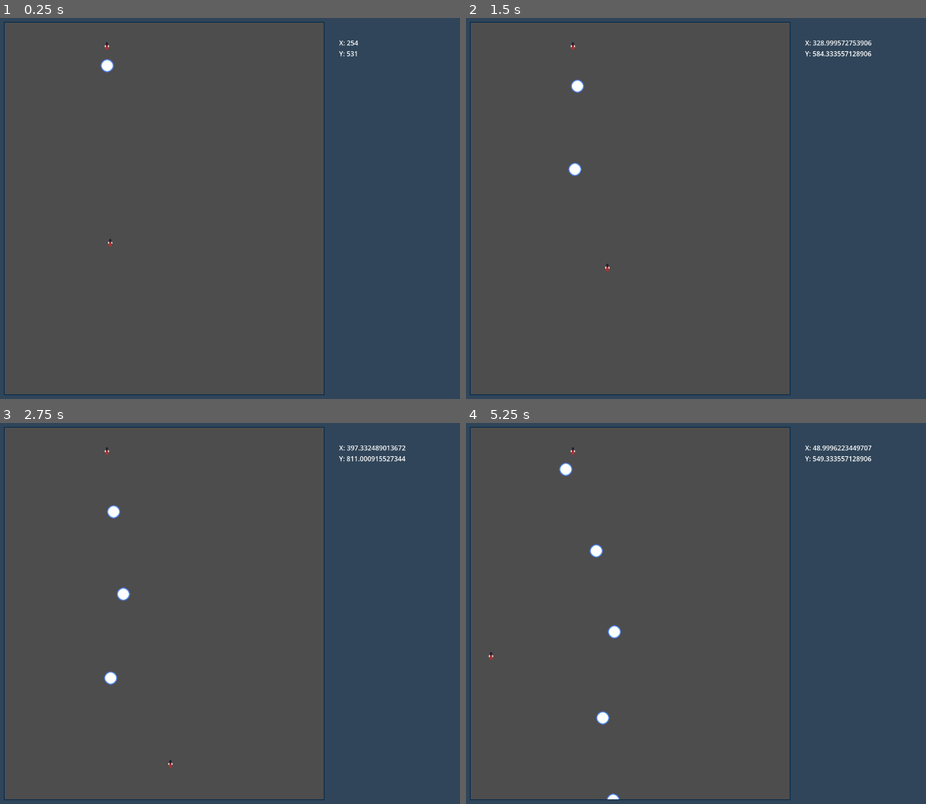
Above: before the commit, frames 1-4 (two rows, left to right).
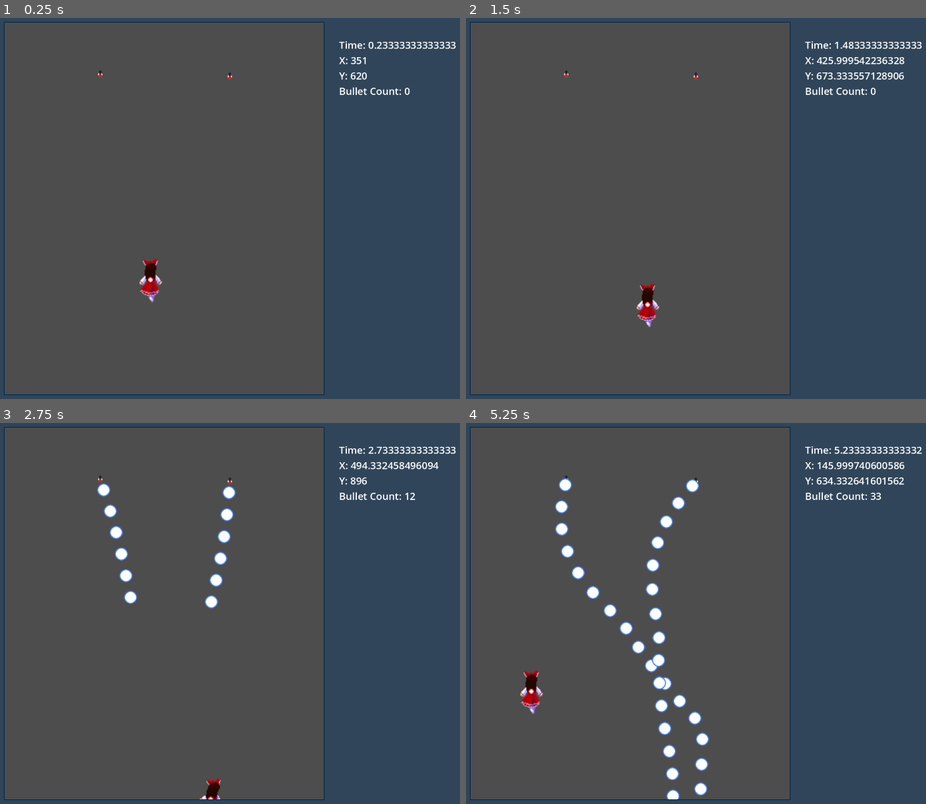
Above: after the commit, the same moments.

Repository: StahlReyn/th-bullet-test
Game: Godot game, scene res://gamestate/gamemain.tscn
The game is run twice, just before and just after one commit, with the same random seed, the same clock (stepped at 60 frames per second) and the same inputs.
Inputs:
- Up to frame 1 (0.25 s): no input
- Up to frame 2 (1.5 s): hold Right (move_right) 0.53-1.28 s; hold Shift (focus) 0.53-1.28 s; hold Down (move_down) from 1.28 s (still down); tap Shift (focus) at 1.35 s
- Up to frame 3 (2.75 s): release Down (move_down) at 2.03 s; hold Right (move_right) from 2.03 s (still down); hold Shift (focus) from 2.03 s (still down)
- Up to frame 4 (5.25 s): release Right (move_right) at 2.78 s; release Shift (focus) at 2.78 s; hold Up (move_up) 2.78-3.53 s; tap Shift (focus) at 2.85, 4.35 s; hold Shift (focus) 3.53-4.28 s; hold Left (move_left) 3.53-5.03 s; hold Down (move_down) from 5.03 s (still down); hold Shift (focus) from 5.03 s (still down)

The runs differ from the first frame. In frame 1, 1.0% of the frame differs, in the area x 21-100%, y 5-75%; in frame 2, 1.6%; in frame 3, 2.2%; in frame 4, 4.2%, in the area x 4-100%, y 5-99%.

Commit message:
Protag sprite, focus, graze

Diff:
--- a/gamestate/gameview.tscn
+++ b/gamestate/gameview.tscn
@@ -11,12 +11,16 @@
 script = ExtResource("1_dyv06")
 
 [node name="Player" parent="." instance=ExtResource("1_u7skv")]
-position = Vector2(254, 531)
+position = Vector2(351, 620)
 
 [node name="Enemy" parent="." instance=ExtResource("2_4xvup")]
-position = Vector2(246, 57)
+position = Vector2(230, 125)
+
+[node name="Enemy2" parent="." instance=ExtResource("2_4xvup")]
+position = Vector2(542, 130)
 
 [node name="Area2D" type="Area2D" parent="."]
+visible = false
 collision_layer = 0
 collision_mask = 0
 
--- a/gamestate/hud/debug-label.gd
+++ b/gamestate/hud/debug-label.gd
@@ -6,16 +6,14 @@
 
 func _ready() -> void:
 	game_hud = get_parent()
-	print("game_hud")
-	print(game_hud)
 	game_main = game_hud.get_parent()
-	print(game_main)
 	game_view = game_main.game_view
-	print(game_view)
 
 func _process(delta: float) -> void:
 	var player = game_view.get_player()
 	text = (
+		"Time: " + str(game_view.game_time) + "\n" +
 		"X: " + str(player.position.x) + "\n" +
-		"Y: " + str(player.position.y) + "\n"
+		"Y: " + str(player.position.y) + "\n" +
+		"Bullet Count: " + str(game_view.get_bullet_count()) + "\n"
 	)
--- a/gamestate/hud/gamehud.tscn
+++ b/gamestate/hud/gamehud.tscn
@@ -1,8 +1,11 @@
-[gd_scene load_steps=4 format=3 uid="uid://chg817g0wf0ij"]
+[gd_scene load_steps=5 format=3 uid="uid://chg817g0wf0ij"]
 
 [ext_resource type="Script" path="res://gamestate/hud/gamehud.gd" id="1_ovxsb"]
 [ext_resource type="Texture2D" uid="uid://c7cx5yj4h5drb" path="res://assets/img/system/hud-test.png" id="1_tnihf"]
 [ext_resource type="Script" path="res://gamestate/hud/debug-label.gd" id="2_hgmoc"]
+
+[sub_resource type="LabelSettings" id="LabelSettings_k5vxq"]
+font_size = 24
 
 [node name="Gamehud" type="Control"]
 z_index = 1
@@ -22,8 +25,9 @@
 layout_mode = 2
 offset_left = 869.0
 offset_top = 69.0
-offset_right = 909.0
+offset_right = 965.0
 offset_bottom = 92.0
 text = "DEBUG TEXT
 "
+label_settings = SubResource("LabelSettings_k5vxq")
 script = ExtResource("2_hgmoc")
--- a/gamestate/hud/gameview.gd
+++ b/gamestate/hud/gameview.gd
@@ -2,9 +2,20 @@
 extends Node2D
 
 @onready var game_area : Vector2 = $Area2D/CollisionShape2D.get_shape().size
+var game_time : float = 0.0
+var score : int = 0
+
+func _ready() -> void:
+	pass
+
+func _process(delta: float) -> void:
+	game_time += delta
 
 func get_player() -> Player:
 	return get_tree().get_nodes_in_group("player")[0]
 
+func get_bullet_count() -> int:
+	return len(get_tree().get_nodes_in_group("bullet"))
+
 func get_game_area() -> Vector2:
 	return game_area
--- a/project.godot
+++ b/project.godot
@@ -19,10 +19,13 @@
 
 window/size/viewport_width=1280
 window/size/viewport_height=960
+window/stretch/mode="viewport"
+window/stretch/scale_mode="integer"
 
 [global_group]
 
 player=""
+bullet=""
 
 [input]
 
--- /dev/null
+++ b/scripts/area_graze.gd
@@ -0,0 +1,12 @@
+class_name AreaGraze
+extends Area2D
+
+
+# Called when the node enters the scene tree for the first time.
+func _ready() -> void:
+	pass # Replace with function body.
+
+
+# Called every frame. 'delta' is the elapsed time since the previous frame.
+func _process(delta: float) -> void:
+	pass
--- a/scripts/bullet.gd
+++ b/scripts/bullet.gd
@@ -2,12 +2,21 @@
 extends Area2D
 
 var velocity = Vector2.ZERO
+var game_view : GameView
 
 func _ready() -> void:
+	#game_view = get_node("/root/Gamemain/Gameview")
+	#print(game_view)
 	pass
 
 func _process(delta: float) -> void:
 	process_movement(delta)
+	check_remove()
 
 func process_movement(delta) -> void:
 	position += velocity * delta
+
+func check_remove() -> void:
+	if global_position.x > 1000 or global_position.x < -200 or global_position.y > 1000 or global_position.y < -200:
+		print(global_position)
+		queue_free()
--- a/scripts/bullet.tscn
+++ b/scripts/bullet.tscn
@@ -4,9 +4,8 @@
 [ext_resource type="Texture2D" uid="uid://ckdjymfct6mt5" path="res://assets/img/bullets/test-bullet.png" id="2_jdwm2"]
 
 [sub_resource type="CircleShape2D" id="CircleShape2D_eyqfo"]
-radius = 14.0
 
-[node name="Bullet" type="Area2D"]
+[node name="Bullet" type="Area2D" groups=["bullet"]]
 collision_layer = 4
 collision_mask = 0
 script = ExtResource("1_4npgd")
--- a/scripts/enemy.gd
+++ b/scripts/enemy.gd
@@ -12,13 +12,13 @@
 
 func _process(delta: float) -> void:
 	total_time += delta
-
+	await get_tree().create_timer(2).timeout
 	if to_spawn:
 		to_spawn = false
 		var bullet = bullet_scene.instantiate()
-		bullet.velocity = get_to_player_direction() * 200
+		bullet.velocity = get_to_player_direction() * 400
 		add_child(bullet)
-		await get_tree().create_timer(1).timeout
+		await get_tree().create_timer(0.1).timeout
 		to_spawn = true
 
 func get_to_player_vector():
--- a/scripts/player.gd
+++ b/scripts/player.gd
@@ -2,11 +2,15 @@
 extends Area2D
 
 signal hit
+signal graze
 
 @export var base_speed : int = 400 # pixels/sec
 @export var focus_speed : int = 100 # pixels/sec
 @onready var main_anim_node : AnimatedSprite2D = $AnimatedSprite2D
 @onready var main_collision : CollisionShape2D = $CollisionShape2D
+@onready var area_graze : AreaGraze = $AreaGraze
+@onready var audio_death : AudioStreamPlayer2D = $AudioDeath
+@onready var audio_graze : AudioStreamPlayer2D = $AudioGraze
 @onready var game_view : GameView = $".."
 
 var velocity = Vector2.ZERO
@@ -18,11 +22,7 @@
 func _process(delta: float) -> void:
 	process_movement_input()
 	process_movement(delta)
-
-	if velocity.length() > 0:
-		main_anim_node.play()
-	else:
-		main_anim_node.stop()
+	process_animation()
 
 func process_movement_input() -> void:
 	velocity = Vector2.ZERO
@@ -39,6 +39,14 @@
 	position += velocity * delta
 	position = position.clamp(Vector2.ZERO, game_view.get_game_area())
 
+func process_animation() -> void:
+	if velocity.x > 0:
+		main_anim_node.play("right")
+	elif velocity.x < 0:
+		main_anim_node.play("left")
+	else:
+		main_anim_node.play("idle")
+
 func get_speed():
 	if Input.is_action_pressed("focus"):
 		return focus_speed
@@ -47,6 +55,13 @@
 func _on_area_entered(area: Area2D) -> void:
 	if area is Bullet:
 		hit.emit()
+		audio_death.play()
 		print("HIT!")
 		# Must be deferred as we can't change physics properties on a physics callback.
 		# main_collision.set_deferred("disabled", true)
+
+func _on_area_graze_area_entered(area: Area2D) -> void:
+	if area is Bullet:
+		graze.emit()
+		audio_graze.play()
+		print("GRAZE!")
--- a/scripts/player.tscn
+++ b/scripts/player.tscn
@@ -1,20 +1,98 @@
-[gd_scene load_steps=5 format=3 uid="uid://dopo8g5mkyblm"]
+[gd_scene load_steps=19 format=3 uid="uid://dopo8g5mkyblm"]
 
 [ext_resource type="Script" path="res://scripts/player.gd" id="1_wuaqp"]
-[ext_resource type="Texture2D" uid="uid://bnph2k5ju4yyp" path="res://assets/img/character/test-sprite.png" id="2_mx30w"]
+[ext_resource type="Texture2D" uid="uid://cqmf5jdt1g1o4" path="res://assets/img/character/reimu.png" id="2_k7rwp"]
+[ext_resource type="AudioStream" uid="uid://dq30caahnggrl" path="res://assets/audio/sfx/pichuun_processed.wav" id="3_jd03f"]
+[ext_resource type="Texture2D" uid="uid://dqdl2bwkkx363" path="res://assets/img/character/focus_dot.png" id="4_frfr6"]
+[ext_resource type="AudioStream" uid="uid://cdcqm4htide61" path="res://assets/audio/sfx/click_collect.wav" id="5_btd5j"]
+[ext_resource type="Script" path="res://scripts/area_graze.gd" id="5_r6h1l"]
+
+[sub_resource type="AtlasTexture" id="AtlasTexture_o0t4v"]
+atlas = ExtResource("2_k7rwp")
+region = Rect2(0, 0, 64, 64)
+
+[sub_resource type="AtlasTexture" id="AtlasTexture_wola8"]
+atlas = ExtResource("2_k7rwp")
+region = Rect2(64, 0, 64, 64)
+
+[sub_resource type="AtlasTexture" id="AtlasTexture_wv7l5"]
+atlas = ExtResource("2_k7rwp")
+region = Rect2(128, 0, 64, 64)
+
+[sub_resource type="AtlasTexture" id="AtlasTexture_km1s7"]
+atlas = ExtResource("2_k7rwp")
+region = Rect2(384, 0, 64, 64)
+
+[sub_resource type="AtlasTexture" id="AtlasTexture_5gedb"]
+atlas = ExtResource("2_k7rwp")
+region = Rect2(448, 0, 64, 64)
+
+[sub_resource type="AtlasTexture" id="AtlasTexture_4i5rq"]
+atlas = ExtResource("2_k7rwp")
+region = Rect2(512, 0, 64, 64)
+
+[sub_resource type="AtlasTexture" id="AtlasTexture_jljak"]
+atlas = ExtResource("2_k7rwp")
+region = Rect2(192, 0, 64, 64)
+
+[sub_resource type="AtlasTexture" id="AtlasTexture_8u2wh"]
+atlas = ExtResource("2_k7rwp")
+region = Rect2(256, 0, 64, 64)
+
+[sub_resource type="AtlasTexture" id="AtlasTexture_6bhsx"]
+atlas = ExtResource("2_k7rwp")
+region = Rect2(320, 0, 64, 64)
 
 [sub_resource type="SpriteFrames" id="SpriteFrames_y05we"]
 animations = [{
 "frames": [{
 "duration": 1.0,
-"texture": ExtResource("2_mx30w")
+"texture": SubResource("AtlasTexture_o0t4v")
+}, {
+"duration": 1.0,
+"texture": SubResource("AtlasTexture_wola8")
+}, {
+"duration": 1.0,
+"texture": SubResource("AtlasTexture_wv7l5")
 }],
 "loop": true,
-"name": &"default",
-"speed": 5.0
+"name": &"idle",
+"speed": 12.0
+}, {
+"frames": [{
+"duration": 1.0,
+"texture": SubResource("AtlasTexture_km1s7")
+}, {
+"duration": 1.0,
+"texture": SubResource("AtlasTexture_5gedb")
+}, {
+"duration": 1.0,
+"texture": SubResource("AtlasTexture_4i5rq")
+}],
+"loop": true,
+"name": &"left",
+"speed": 12.0
+}, {
+"frames": [{
+"duration": 1.0,
+"texture": SubResource("AtlasTexture_jljak")
+}, {
+"duration": 1.0,
+"texture": SubResource("AtlasTexture_8u2wh")
+}, {
+"duration": 1.0,
+"texture": SubResource("AtlasTexture_6bhsx")
+}],
+"loop": true,
+"name": &"right",
+"speed": 12.0
 }]
 
 [sub_resource type="CircleShape2D" id="CircleShape2D_5yl3a"]
+radius = 3.0
+
+[sub_resource type="CircleShape2D" id="CircleShape2D_e5t30"]
+radius = 40.0
 
 [node name="Player" type="Area2D" groups=["player"]]
 collision_layer = 0
@@ -22,9 +100,31 @@
 script = ExtResource("1_wuaqp")
 
 [node name="AnimatedSprite2D" type="AnimatedSprite2D" parent="."]
+scale = Vector2(2, 2)
 sprite_frames = SubResource("SpriteFrames_y05we")
+animation = &"left"
 
 [node name="CollisionShape2D" type="CollisionShape2D" parent="."]
 shape = SubResource("CircleShape2D_5yl3a")
 
+[node name="FocusDot" type="Sprite2D" parent="."]
+z_index = 1
+scale = Vector2(2, 2)
+texture = ExtResource("4_frfr6")
+
+[node name="AudioDeath" type="AudioStreamPlayer2D" parent="."]
+stream = ExtResource("3_jd03f")
+
+[node name="AudioGraze" type="AudioStreamPlayer2D" parent="."]
+stream = ExtResource("5_btd5j")
+
+[node name="AreaGraze" type="Area2D" parent="."]
+collision_layer = 0
+collision_mask = 4
+script = ExtResource("5_r6h1l")
+
+[node name="CollisionShape2D" type="CollisionShape2D" parent="AreaGraze"]
+shape = SubResource("CircleShape2D_e5t30")
+
 [connection signal="area_entered" from="." to="." method="_on_area_entered"]
+[connection signal="area_entered" from="AreaGraze" to="." method="_on_area_graze_area_entered"]
Binary file added: assets/img/character/focus_dot.png
Not shown, added: assets/img/character/focus_dot.png.import
Binary file added: assets/img/character/reimu.aseprite
Binary file added: assets/img/character/reimu.png
Not shown, added: assets/img/character/reimu.png.import
